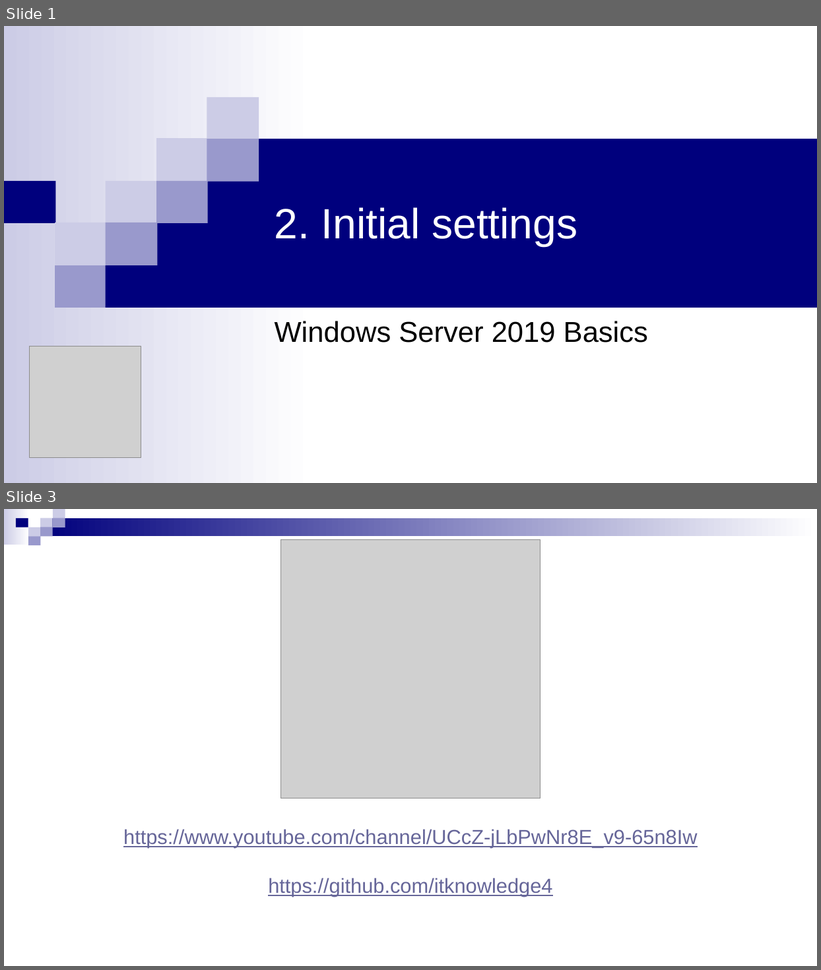
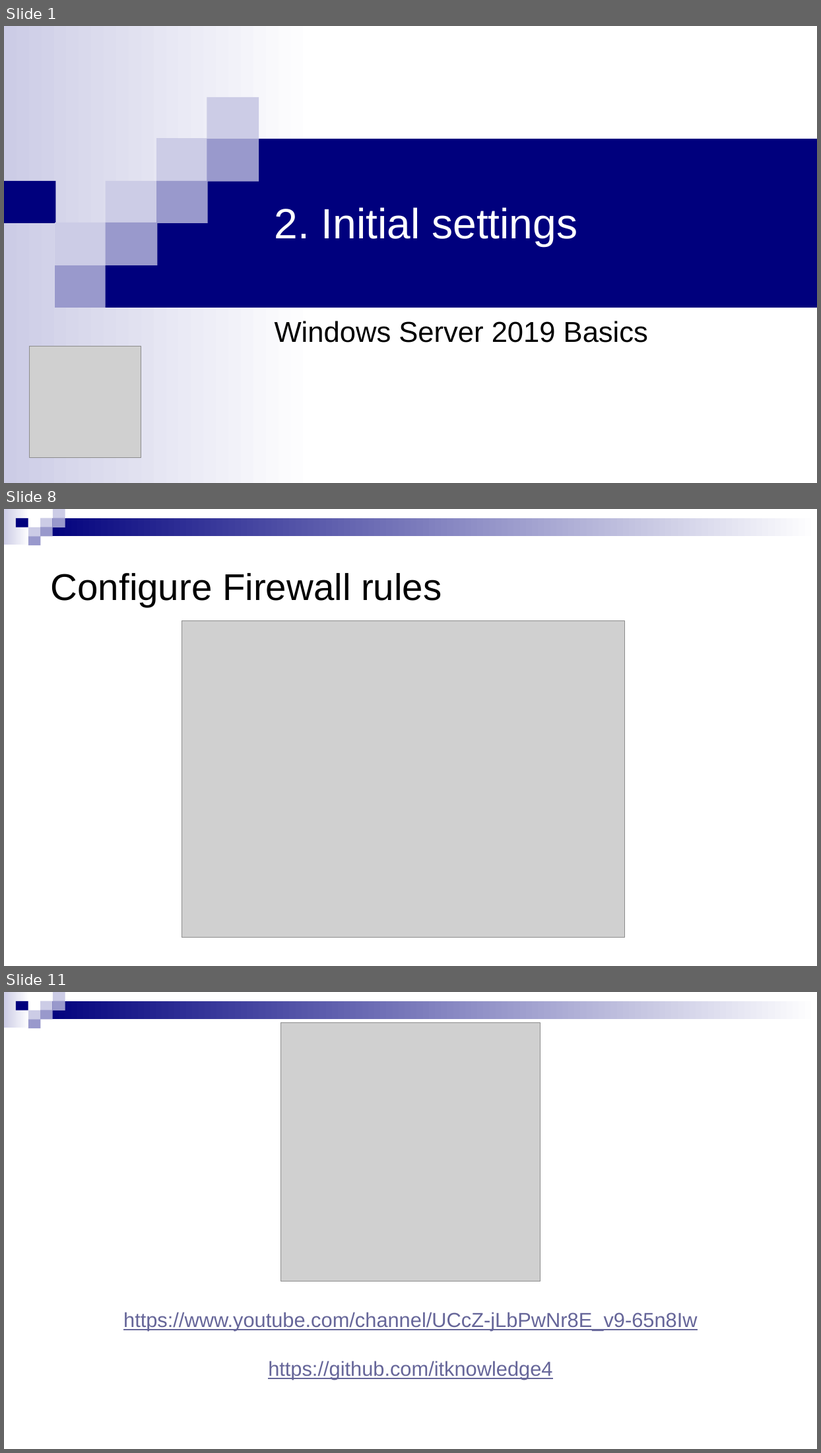
Before and after one commit to itknowledge4/ws2019basics, a slide deck: 2. Initial settings/Documents/Presentation.pptx. Shown one above the other, each under a label of ours: slides 1 and 3 before the commit, slides 1, 8 and 11 after it; the slides between them are not shown. The pictures are 821x970 and 821x1453 pixels, drawn with LibreOffice and Linux fonts; fonts in the diff are those of the drawing; grey boxes stand for pictures. Boxes give left, top, right and bottom in pixels: in the first picture for what was removed or moved away, otherwise in the second. Text is boxed around its words. In the diff, an @@ line names an element or a change of style, - is before the commit and + after.

```diff
--- a/2. Initial settings/Documents/Presentation.pptx
+++ b/2. Initial settings/Documents/Presentation.pptx
@@ slide 8 added at [4, 509, 817, 966], background #FFFFFF; not listed: 9 template elements that a slide beside it also shows @@
@@ title added at [51, 573, 442, 607], 44 pt, text #000000 @@
+Configure Firewall rules
@@ picture added at [182, 621, 625, 938] @@
@@ what was slide 3 is now slide 11 @@
```
Also in this commit, not shown: 8 other slides added, 1 slide removed, 1 other file.
